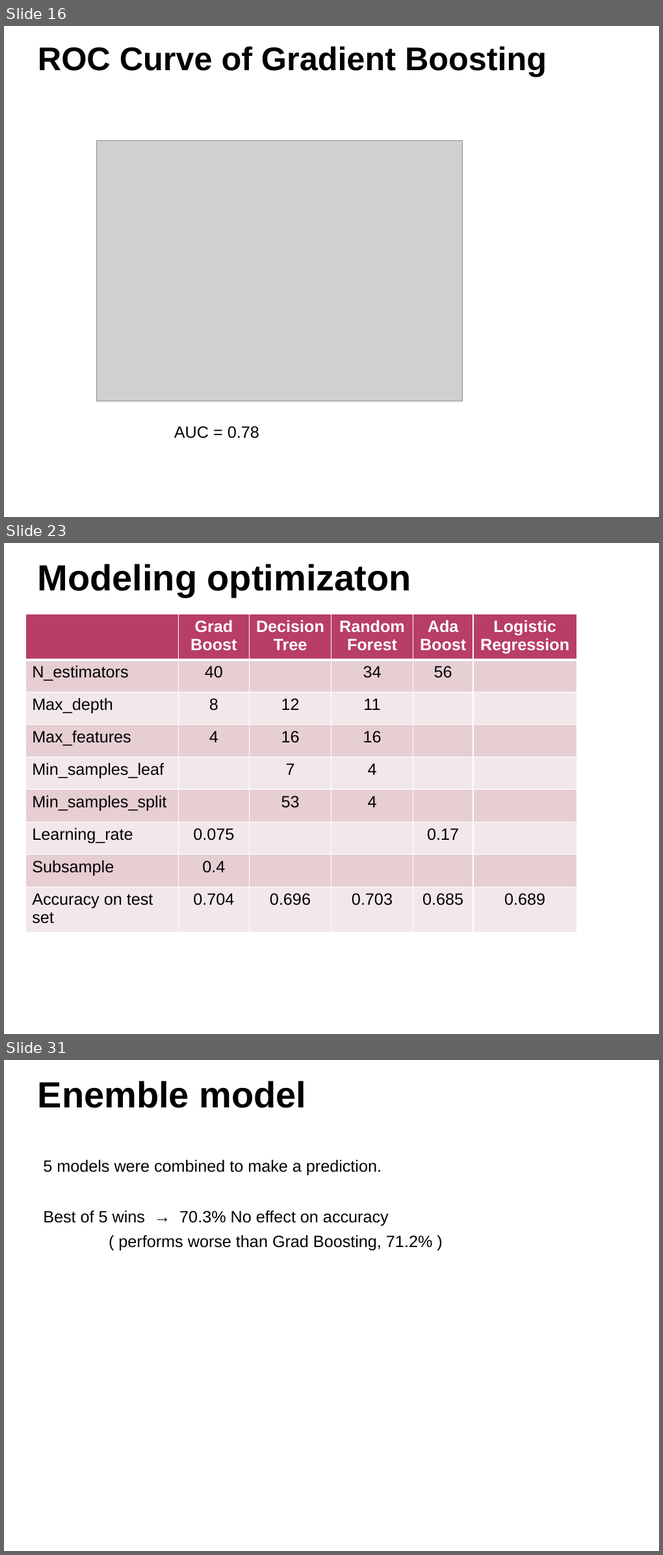
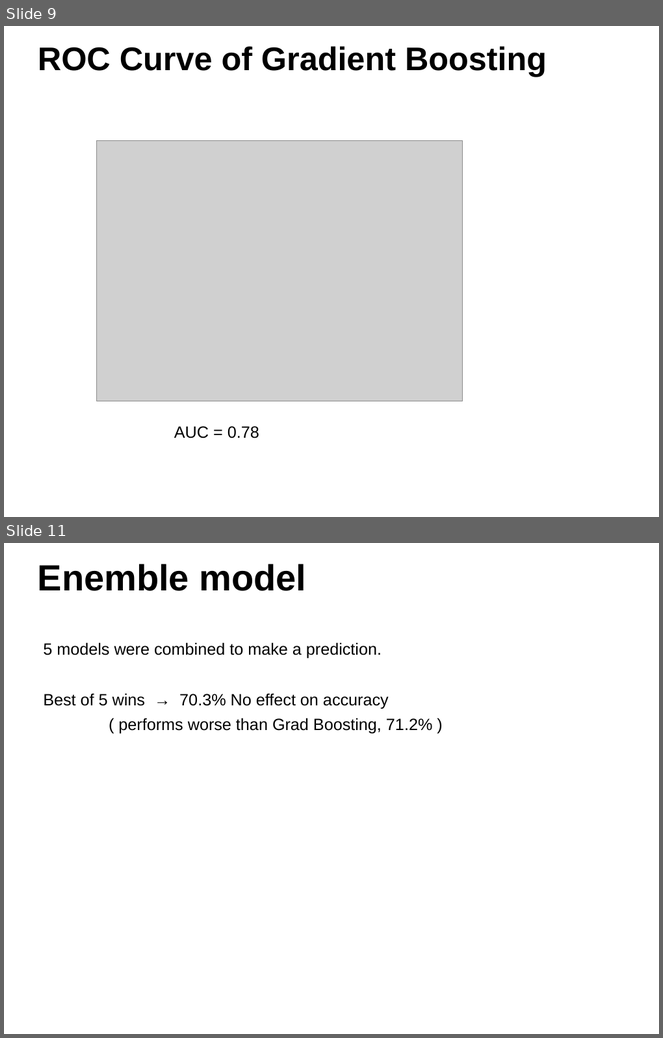
Before and after one commit to ggigaev/SFeaters, a slide deck: ppt/SFeaters_Final.pptx. Shown one above the other, each under a label of ours: slides 16, 23 and 31 before the commit, slides 9 and 11 after it; the slides between them are not shown. The pictures are 663x1555 and 663x1038 pixels, drawn with LibreOffice and Linux fonts; fonts in the diff are those of the drawing; grey boxes stand for pictures; background and template pictures are left out. Boxes give left, top, right and bottom in pixels: in the first picture for what was removed or moved away, otherwise in the second. Text is boxed around its words. In the diff, an @@ line names an element or a change of style, - is before the commit and + after.

```diff
--- a/ppt/SFeaters_Final.pptx
+++ b/ppt/SFeaters_Final.pptx
@@ slide 23 removed at box(4, 543, 659, 1034), background #FFFFFF @@
@@ text removed at box(38, 564, 412, 597) @@
-Modeling optimizaton
@@ table removed at box(25, 614, 577, 933), 9 rows, 6 columns @@
- | Grad Boost | Decision Tree | Random Forest | Ada Boost | Logistic Regression
-N_estimators | 40 |  | 34 | 56 | 
-Max_depth | 8 | 12 | 11 |  | 
-Max_features | 4 | 16 | 16 |  | 
-Min_samples_leaf |  | 7 | 4 |  | 
-Min_samples_split |  | 53 | 4 |  | 
-Learning_rate | 0.075 |  |  | 0.17 | 
-Subsample | 0.4 |  |  |  | 
-Accuracy on test set | 0.704 | 0.696 | 0.703 | 0.685 | 0.689
@@ what was slide 16 is now slide 9 @@
@@ what was slide 31 is now slide 11 @@
```
Also in this commit, not shown: 6 slides changed, 1 slide added, 17 other slides removed, 18 other files.
